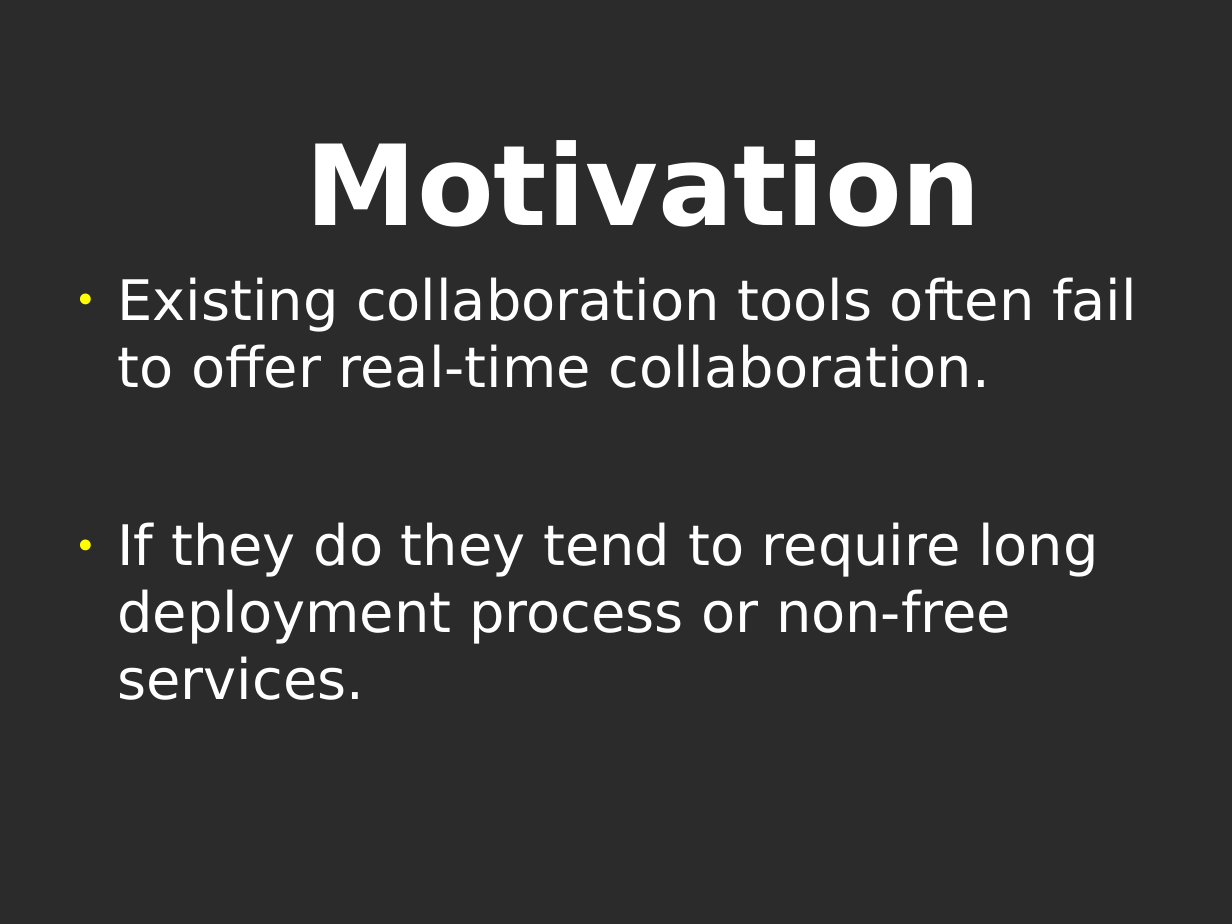
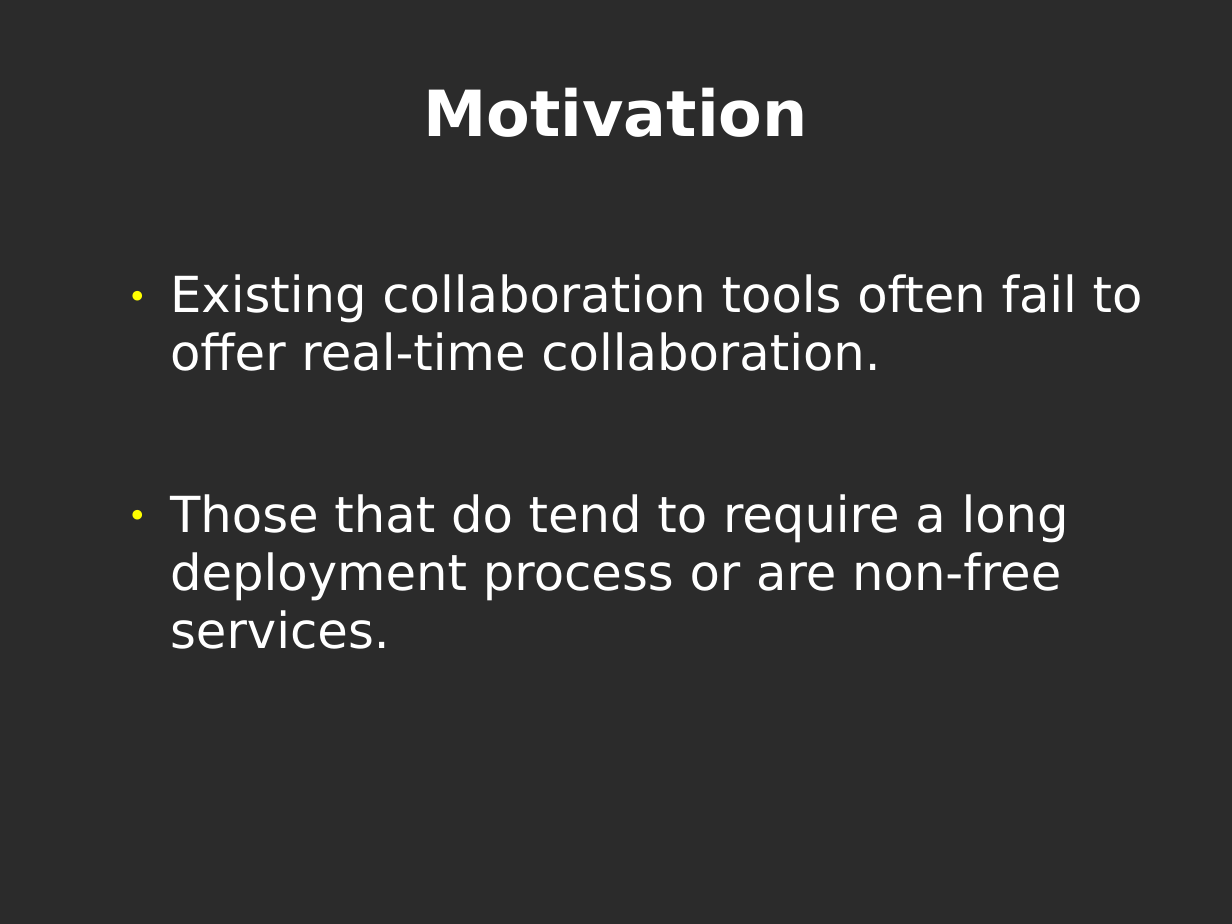
Before and after one commit to CoNetPad/CoNetPad, a slide deck: slide 6 of docs/Deliverable1/Presentation/Presentation1.odp (slide 4 before the commit). Drawn at 1232x924 pixels with LibreOffice and Linux fonts; fonts in the diff are those of the drawing; background and template pictures are left out; a plain dark background stands for a picture behind light text. Boxes give left, top, right and bottom in pixels: in the first picture for what was removed or moved away, otherwise in the second. Text is boxed around its words. In the diff, an @@ line names an element or a change of style, - is before the commit and + after.

```diff
--- a/docs/Deliverable1/Presentation/Presentation1.odp
+++ b/docs/Deliverable1/Presentation/Presentation1.odp
@@ title "Motivation": place and size @@
-title "Motivation" at (306, 140, 982, 227)
+title "Motivation" at (423, 87, 808, 137)
@@ title "Motivation" at (423, 87, 808, 137): size 72 to 41 pt; indent changed; line spacing 2 to 0.98 @@
@@ text at (170, 274, 1143, 371): size 36 to 32 pt in "Existing collaboration tools often fail to offer ..."; indent changed; line spacing 1 to 0.98 @@
@@ text at (170, 494, 1069, 649): text changed; size 36 to 32 pt @@
-● If they do they tend to require long deployment process or non-free services.
+● Those that do tend to require a long deployment process or are non-free services.
```
Also in this commit, not shown: 13 other slides changed, 3 slides added, 2 slides removed, 1 other file.
